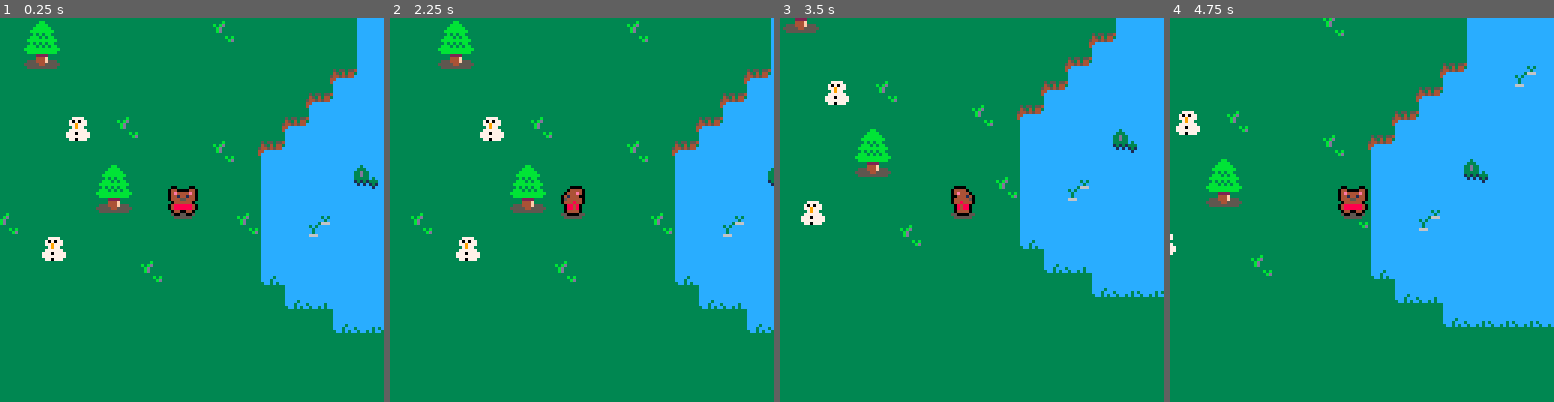
Above: before the commit, frames 1-4 (left to right).
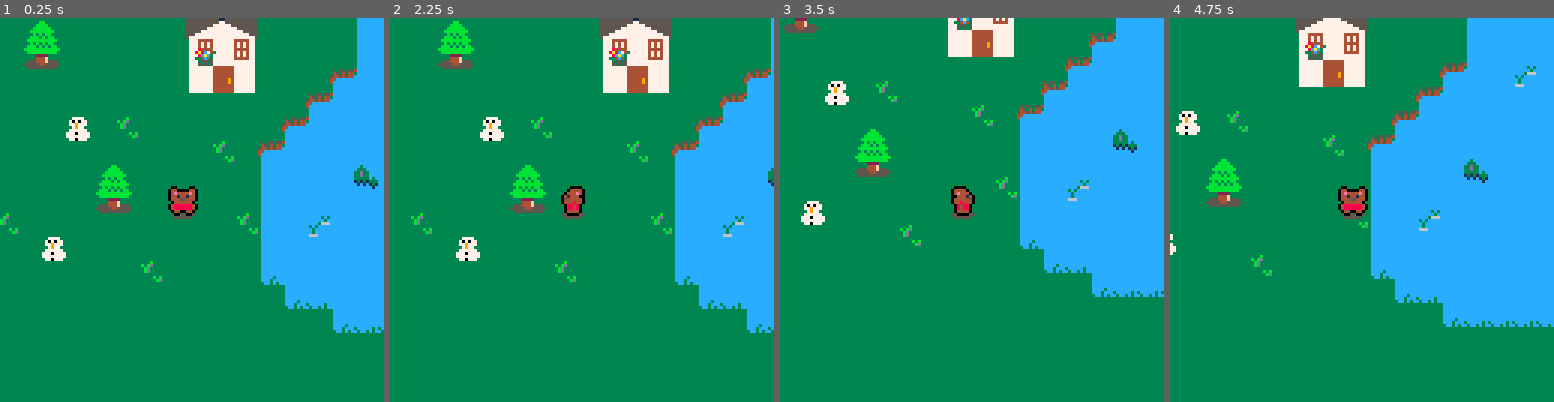
Above: after the commit, the same moments.

Repository: LuosRestil/pico8
Game: PICO-8 cartridge connections.p8
Same seed, same stepped clock (60 frames per second), same inputs: the game is played once before the commit and once after it.
Inputs:
- Up to frame 1 (0.25 s): no input
- Up to frame 2 (2.25 s): tap O (Z key) at 0.33, 0.7, 1.43, 2.22 s; hold Left from 1.97 s (still down)
- Up to frame 3 (3.5 s): release Left at 2.37 s; hold Down 2.42-2.82 s; hold Right from 2.87 s (still down); tap O (Z key) at 3.1 s
- Up to frame 4 (4.75 s): release Right at 3.53 s; hold Up 3.58-4.08 s; tap O (Z key) at 3.98 s; hold Right 4.13-4.53 s; hold Down from 4.58 s (still down)

The runs differ from the first frame. In frame 1, 3.4% of the frame differs, in the area x 48-68%, y 0-20%; in frame 2, 3.4%; in frame 3, 1.7%; in frame 4, 3.1%.

Commit message:
connections refactor entity finding, add house

Diff:
--- a/connections.p8
+++ b/connections.p8
@@ -32,7 +32,8 @@
 	init_plr()
 
 	local phmap={
-		[114]=new_tree
+		[114]=new_tree,
+		[100]=new_house
 	}
 
 	for row=0,63 do
@@ -95,6 +96,23 @@
 	}
 end
 
+function new_house(col,row)
+	for i=0,1 do
+		for j=0,2 do
+			mset(col+j,row+i,grass)
+			mset(col+j,row+i+2,blockgrass)
+		end
+	end
+	return {
+		x=col*8,
+		y=row*8,
+		base=(row+3)*8+7,
+		draw=function(self)
+			spr(70,self.x,self.y,3,4)
+		end
+	}
+end
+
 function olaf(col,row)
 	mset(col,row,blockgrass)
 	return {
@@ -102,7 +120,7 @@
 		w=8,h=8,
 		hb={x=col*8,y=row*8,w=8,h=8},
 		base=row*8+7,
-		sp=9,
+		sp=16,
 
 		draw=function(self)
 			palt(0,false)
@@ -151,7 +169,7 @@
 		hb={x=col*8,y=row*8,w=8,h=8},
 		base=row*8+7,
 		w=8,h=8,
-		sp=9,
+		sp=16,
 
 		draw=function(self)
 			palt(0,false)
@@ -163,11 +181,12 @@
 end
 
 function draw_map()
-	cls()
+	cls(3)
 	camera(cam.x,cam.y)
 	--only draw seen part of map
 	local mx=flr(cam.x/8)
 	local my=flr(cam.y/8)
+	palt()
 	map(mx,my,mx*8,my*8,17,17)
 end
 
@@ -365,43 +384,43 @@
 		get_interact=function(self)
 			if self.heading==nil then return end
 
+			local rec=nil
+			if self.heading=="down" then
+				rec={
+					x=self.x+self.hb.x,
+					y=self.y+self.hb.y+self.hb.h,
+					w=self.hb.w,
+					h=1
+				}
+			elseif self.heading=="up" then
+				rec={
+					x=self.x+self.hb.x,
+					y=self.y+self.hb.y-1,
+					w=self.hb.w,
+					h=1
+				}
+			elseif self.heading=="left" then
+				rec={
+					x=self.x+self.hb.x-1,
+					y=self.y+self.hb.y,
+					w=1,
+					h=self.hb.h
+				}
+			elseif self.heading=="right" then
+				rec={
+					x=self.x+self.hb.x+self.hb.w,
+					y=self.y+self.hb.y,
+					w=1,
+					h=self.hb.h
+				}
+			end
+
+			self.rec=rec
+
 			for i in all(ents) do
-				if i==self then
+				if i==self or not i.hb then
 					goto continue
 				end
-
-				local rec=nil
-				if self.heading=="down" then
-					rec={
-						x=self.x+self.hb.x,
-						y=self.y+self.hb.y+self.hb.h,
-						w=self.hb.w,
-						h=1
-					}
-				elseif self.heading=="up" then
-					rec={
-						x=self.x+self.hb.x,
-						y=self.y+self.hb.y-1,
-						w=self.hb.w,
-						h=1
-					}
-				elseif self.heading=="left" then
-					rec={
-						x=self.x+self.hb.x-1,
-						y=self.y+self.hb.y,
-						w=1,
-						h=self.hb.h
-					}
-				elseif self.heading=="right" then
-					rec={
-						x=self.x+self.hb.x+self.hb.w,
-						y=self.y+self.hb.y,
-						w=1,
-						h=self.hb.h
-					}
-				end
-
-				self.rec=rec
 
 				if colliding(rec,i.hb) then
 					return i
@@ -528,13 +547,8 @@
 
 --[[
 
-* refactor interactable objects
-		and y-indexing
-* refactor movement to use
-		object hitboxes. trees are
-		only working because they
-		have a lot of space outside
-		their sprite
+
+
 ]]
 -->8
 --states
@@ -850,7 +864,7 @@
 
 
 __gff__
-0000000000000000000000000000000000000000000000000000000000000000000000000000000000000000000000000000000000000000000000000000000001010101020200000000000000000000010101000101000000000000000000000101010100000000000000000000000000000001010000000000000000000000
+0000000000000000000000000000000000000000000000000000000000000000000000000000000000000000000000000000000000000000000000000000000001010101020200000000000000000000010101000101000000000000000000000101010100000101010000000000000000000001010001010100000000000000
 0000000000000000000000000000000000000000000000000000000000000000000000000000000000000000000000000000000000000000000000000000000000000000000000000000000000000000000000000000000000000000000000000000000000000000000000000000000000000000000000000000000000000000
 __map__
 7070707070707070707070707070707070707070707070707070707070707070707070707070707070707070707070707070707070707070707070707070707070707070707070707070707070707070707070707070707070707070707070707070707070707070707070707070707070707070707070707070707070707070
Not shown, changed: 50 lines of the sprite sheet (__gfx__) section of connections.p8
